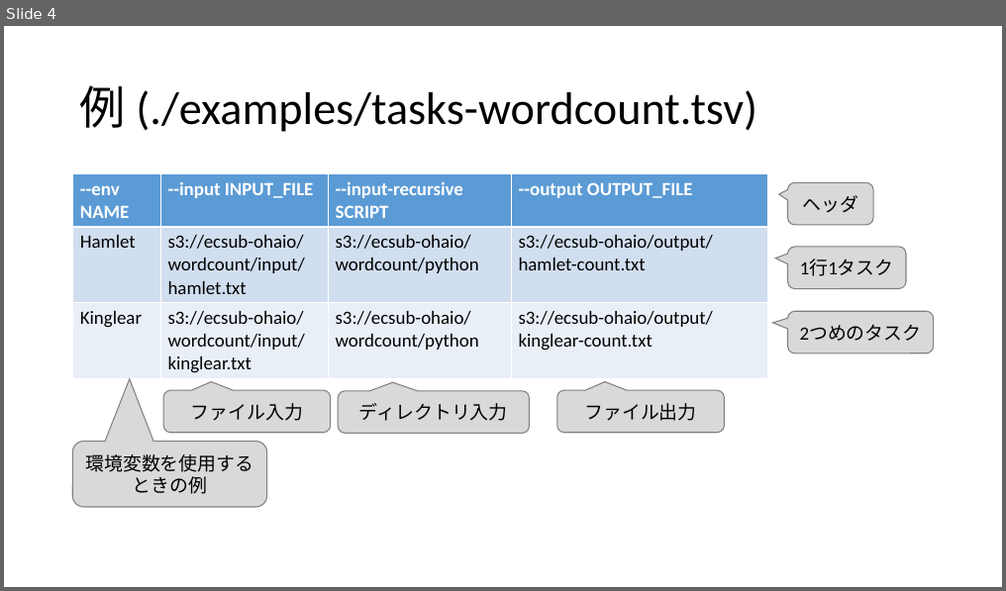
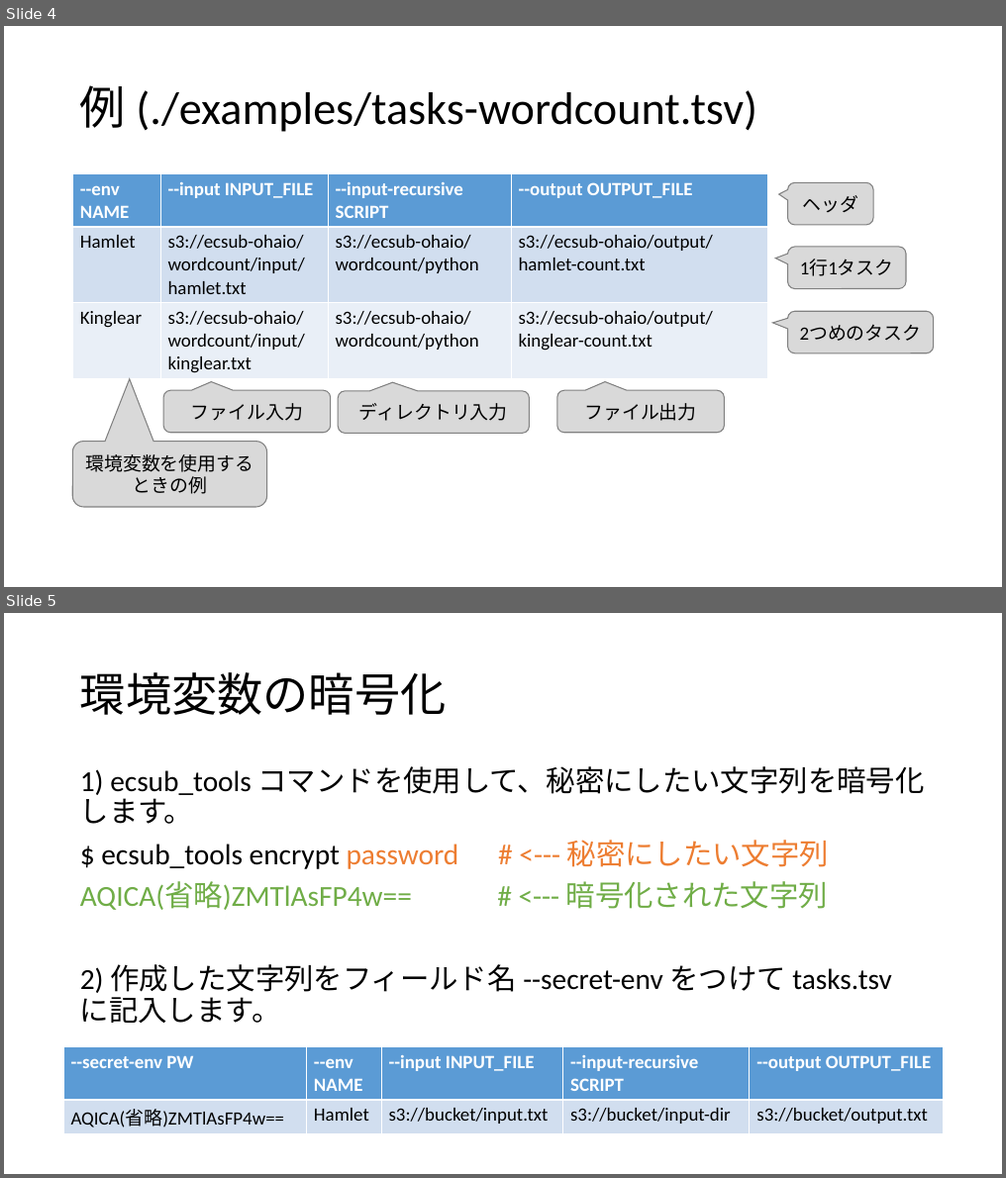
Before and after one commit to aokad/ecsub, a slide deck: docs/ecsub-tasks-format.pptx. Shown one above the other, each under a label of ours: slide 4 before the commit, slides 4 and 5 after it. The pictures are 1006x591 and 1006x1178 pixels, drawn with LibreOffice and Linux fonts; fonts in the diff are those of the drawing. Boxes give left, top, right and bottom in pixels: in the first picture for what was removed or moved away, otherwise in the second. Text is boxed around its words. In the diff, an @@ line names an element or a change of style, - is before the commit and + after.

```diff
--- a/docs/ecsub-tasks-format.pptx
+++ b/docs/ecsub-tasks-format.pptx
@@ slide 5 added at (4,613,1002,1174), background #FFFFFF @@
@@ title added at (80,672,447,715), 44 pt, text #000000 @@
+環境変数の暗号化
@@ text added at (80,766,925,1023), 28 pt, text #000000 @@
+1) ecsub_tools コマンドを使用して、秘密にしたい文字列を暗号化します。
+$ ecsub_tools encrypt password # <--- 秘密にしたい文字列
+AQICA(省略)ZMTlAsFP4w== # <--- 暗号化された文字列
+2) 作成した文字列をフィールド名 --secret-env をつけて tasks.tsv に記入します。
@@ table added at (63,1048,943,1132), 2 rows, 5 columns @@
+--secret-env PW | --env NAME | --input INPUT_FILE | --input-recursive SCRIPT | --output OUTPUT_FILE
+AQICA(省略)ZMTlAsFP4w== | Hamlet | s3://bucket/input.txt | s3://bucket/input-dir | s3://bucket/output.txt
```
Also in this commit, not shown: 2 slides changed, 5 other files.
